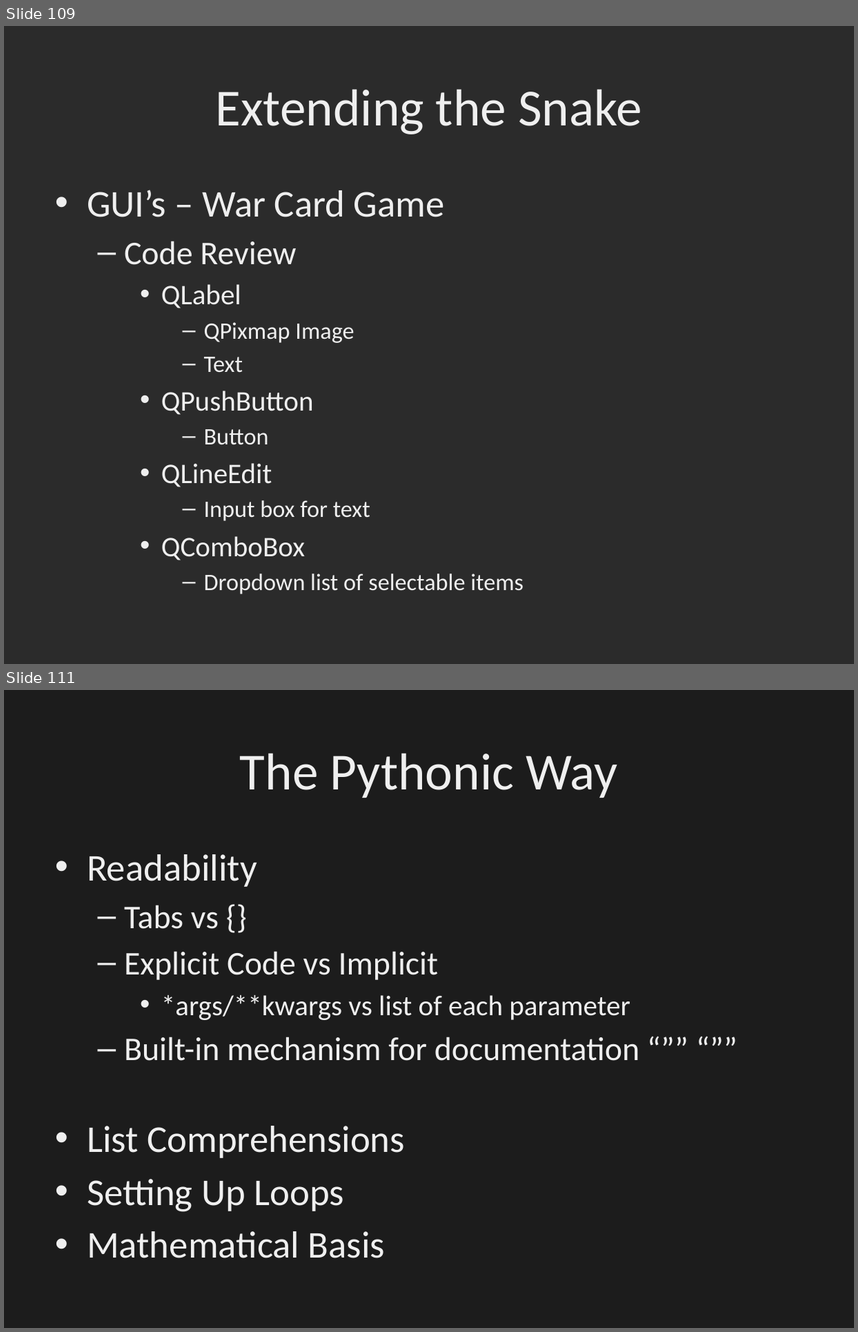
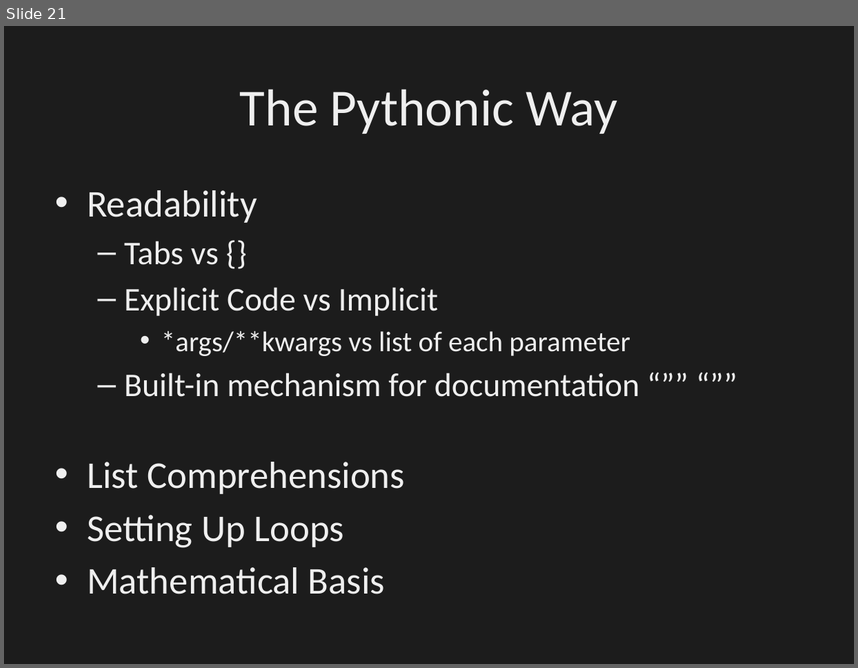
Before and after one commit to dbowmans46/PracticalProgramming, a slide deck: Session 7 - Python/Instructional Material/Session 7 - Python.pptx. Shown one above the other, each under a label of ours: slides 109 and 111 before the commit, slide 21 after it; the slides between them are not shown. The pictures are 858x1332 and 858x668 pixels, drawn with LibreOffice and Linux fonts; fonts in the diff are those of the drawing; background and template pictures are left out; a plain dark background stands for a picture behind light text. Boxes give left, top, right and bottom in pixels: in the first picture for what was removed or moved away, otherwise in the second. Text is boxed around its words. In the diff, an @@ line names an element or a change of style, - is before the commit and + after.

```diff
--- a/Session 7 - Python/Instructional Material/Session 7 - Python.pptx
+++ b/Session 7 - Python/Instructional Material/Session 7 - Python.pptx
@@ slide 109 removed at [4, 26, 854, 664], background picture (left out) @@
@@ title removed at [215, 89, 642, 134] @@
-Extending the Snake
@@ text removed at [87, 190, 524, 594] @@
-• GUI’s – War Card Game
-  – Code Review
-    • QLabel
-      – QPixmap Image
-      – Text
-    • QPushButton
-      – Button
-    • QLineEdit
-      – Input box for text
-    • QComboBox
-      – Dropdown list of selectable items
@@ what was slide 111 is now slide 21 @@
```
Also in this commit, not shown: 94 other slides removed, 9 other files.
